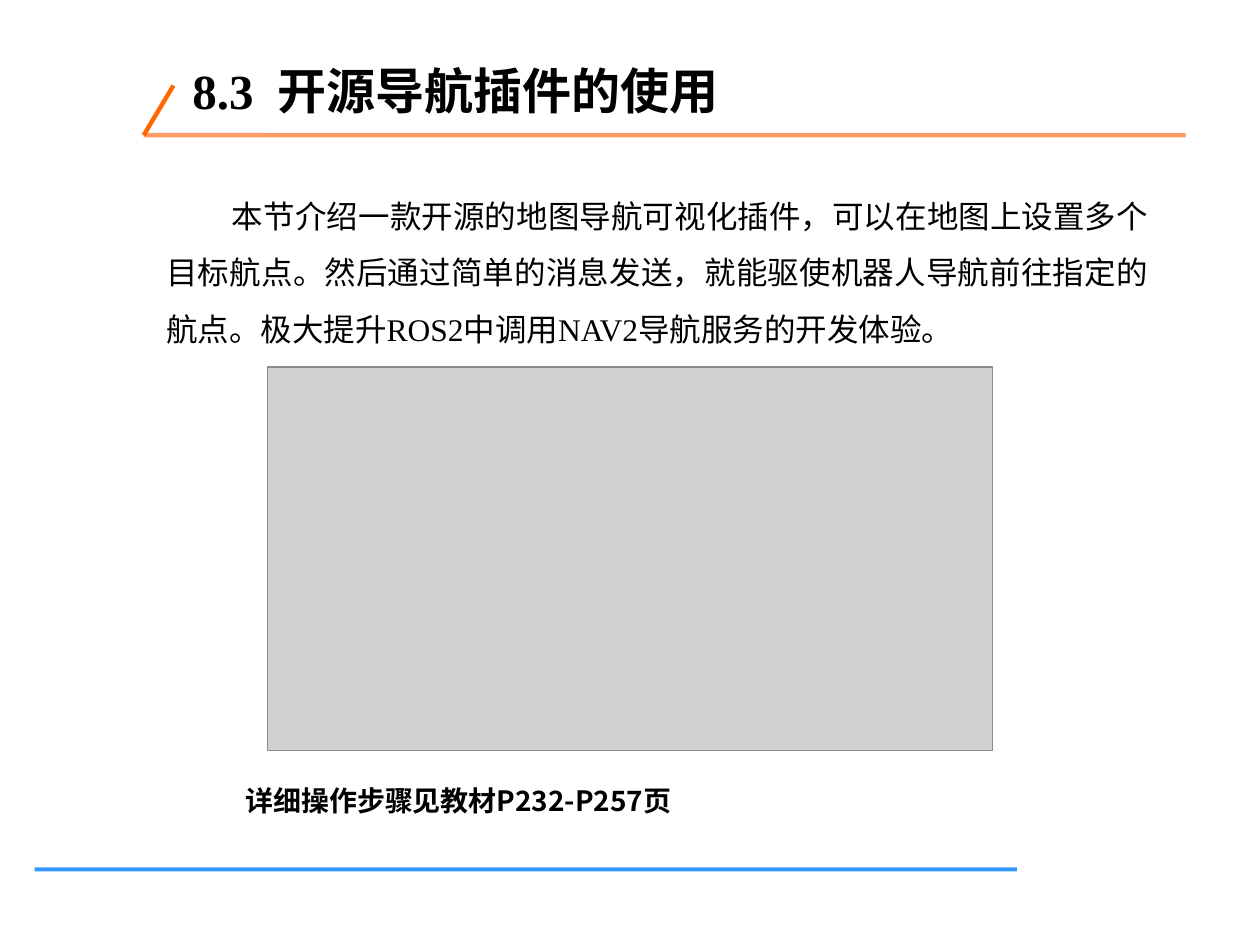
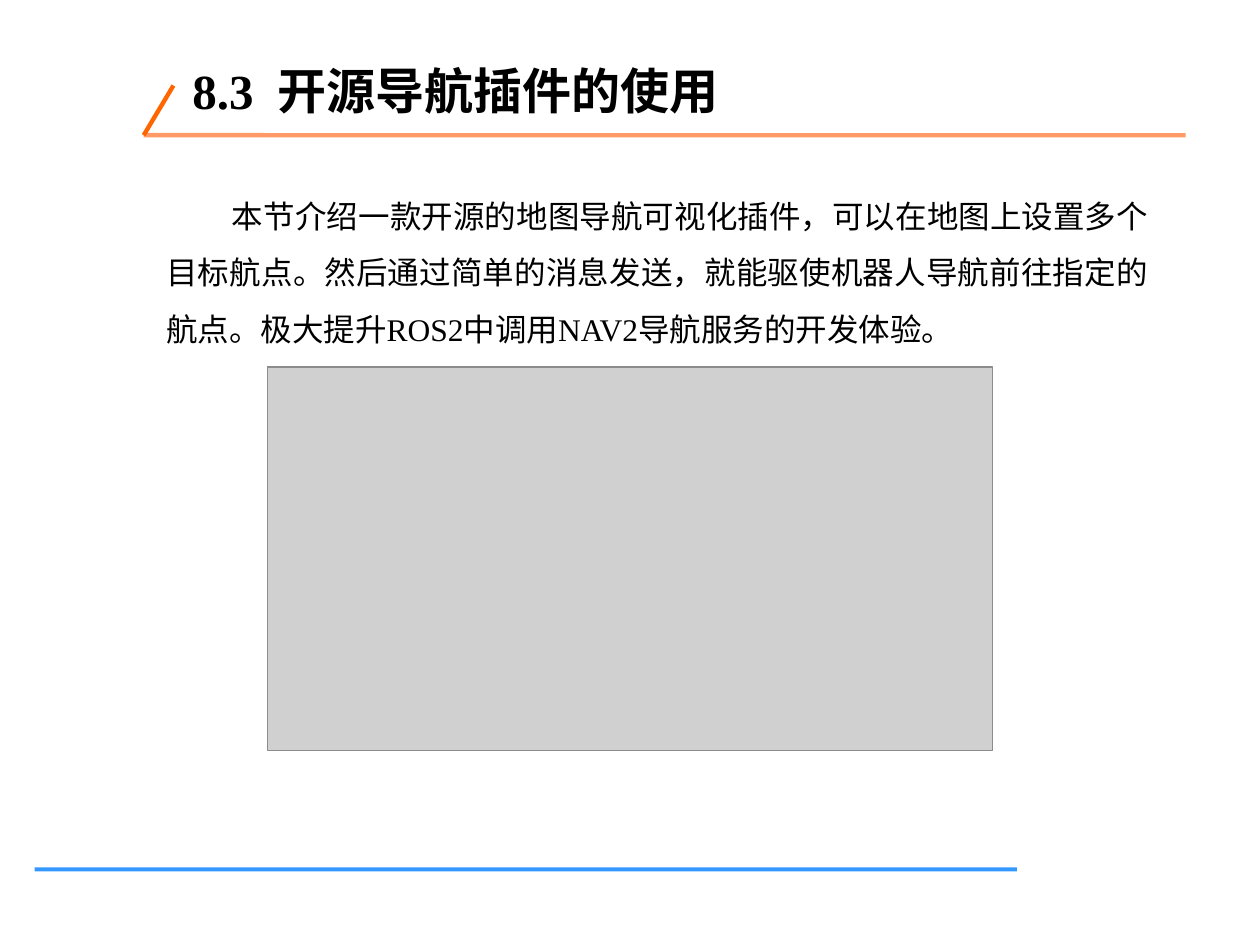
Before and after one commit to tcy1998/robotics-engineering-practice, a slide deck: slide 25 of downloads/week03-ros2-navigation-vision.pptx (slide 27 before the commit). Drawn at 1260x945 pixels with LibreOffice and Linux fonts; fonts in the diff are those of the drawing; grey boxes stand for pictures. Boxes give left, top, right and bottom in pixels: in the first picture for what was removed or moved away, otherwise in the second. Text is boxed around its words. In the diff, an @@ line names an element or a change of style, - is before the commit and + after.

```diff
--- a/downloads/week03-ros2-navigation-vision.pptx
+++ b/downloads/week03-ros2-navigation-vision.pptx
@@ text removed at (x1=246, y1=787, x2=672, y2=814) @@
-详细操作步骤见教材P232-P257页
```
Also in this commit, not shown: 6 other slides changed, 8 slides removed, 1 other file.
